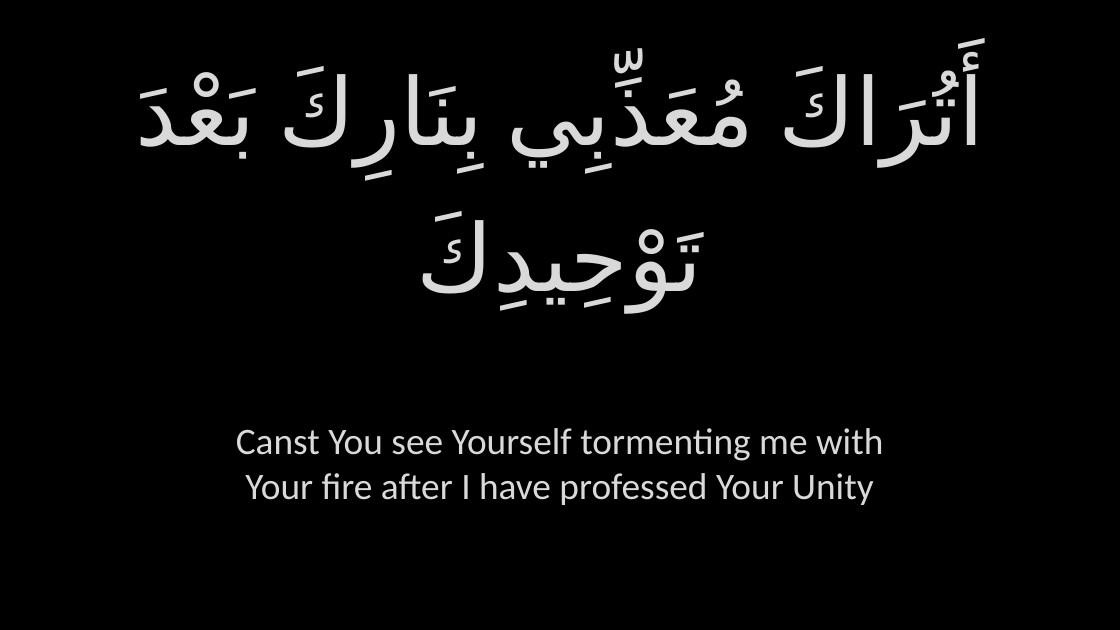
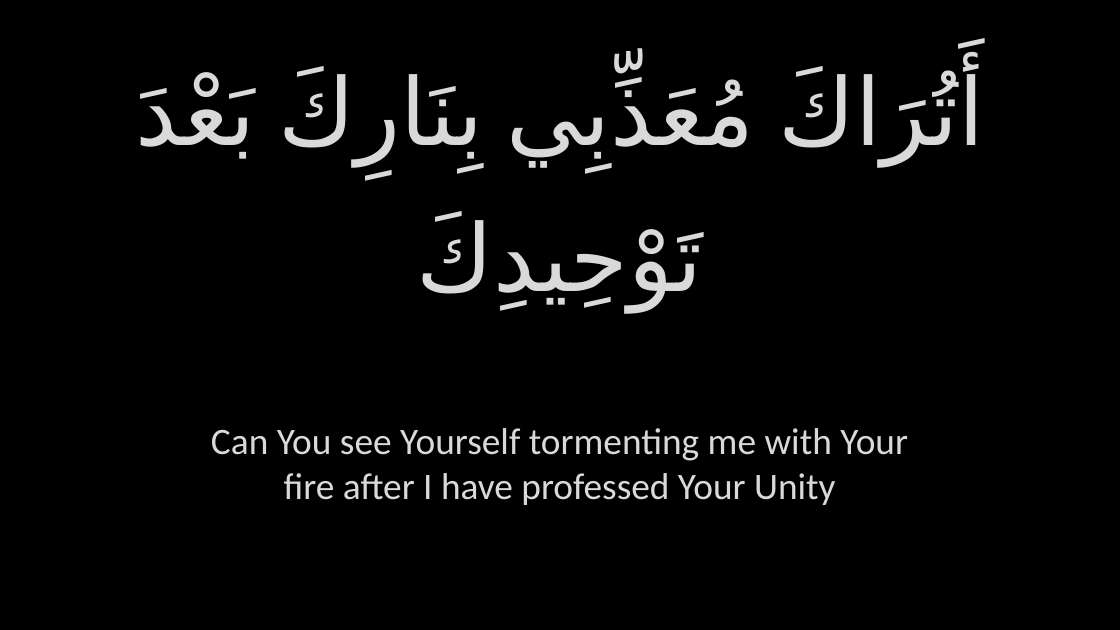
Before and after one commit to GhayurH/Slides, a slide deck: slide 91 of Slides/PPTs/Aza - Dua Kumayl.pptx. Drawn at 1120x630 pixels with LibreOffice and Linux fonts; fonts in the diff are those of the drawing; background and template pictures are left out. Boxes give left, top, right and bottom in pixels: in the first picture for what was removed or moved away, otherwise in the second. Text is boxed around its words. In the diff, an @@ line names an element or a change of style, - is before the commit and + after.

```diff
--- a/Slides/PPTs/Aza - Dua Kumayl.pptx
+++ b/Slides/PPTs/Aza - Dua Kumayl.pptx
@@ text at <box>211,428,908,505</box>: text changed @@
-Canst You see Yourself tormenting me with Your fire after I have professed Your Unity
+Can You see Yourself tormenting me with Your fire after I have professed Your Unity
```
Also in this commit, not shown: 64 other slides changed, 10 other files.
